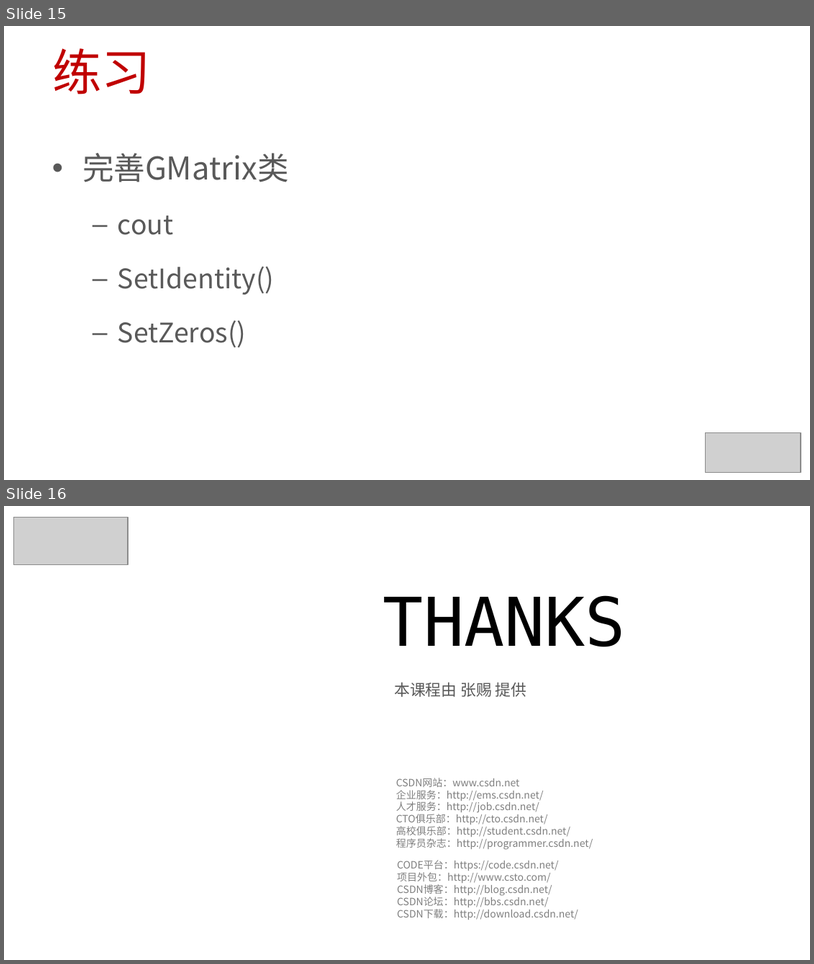
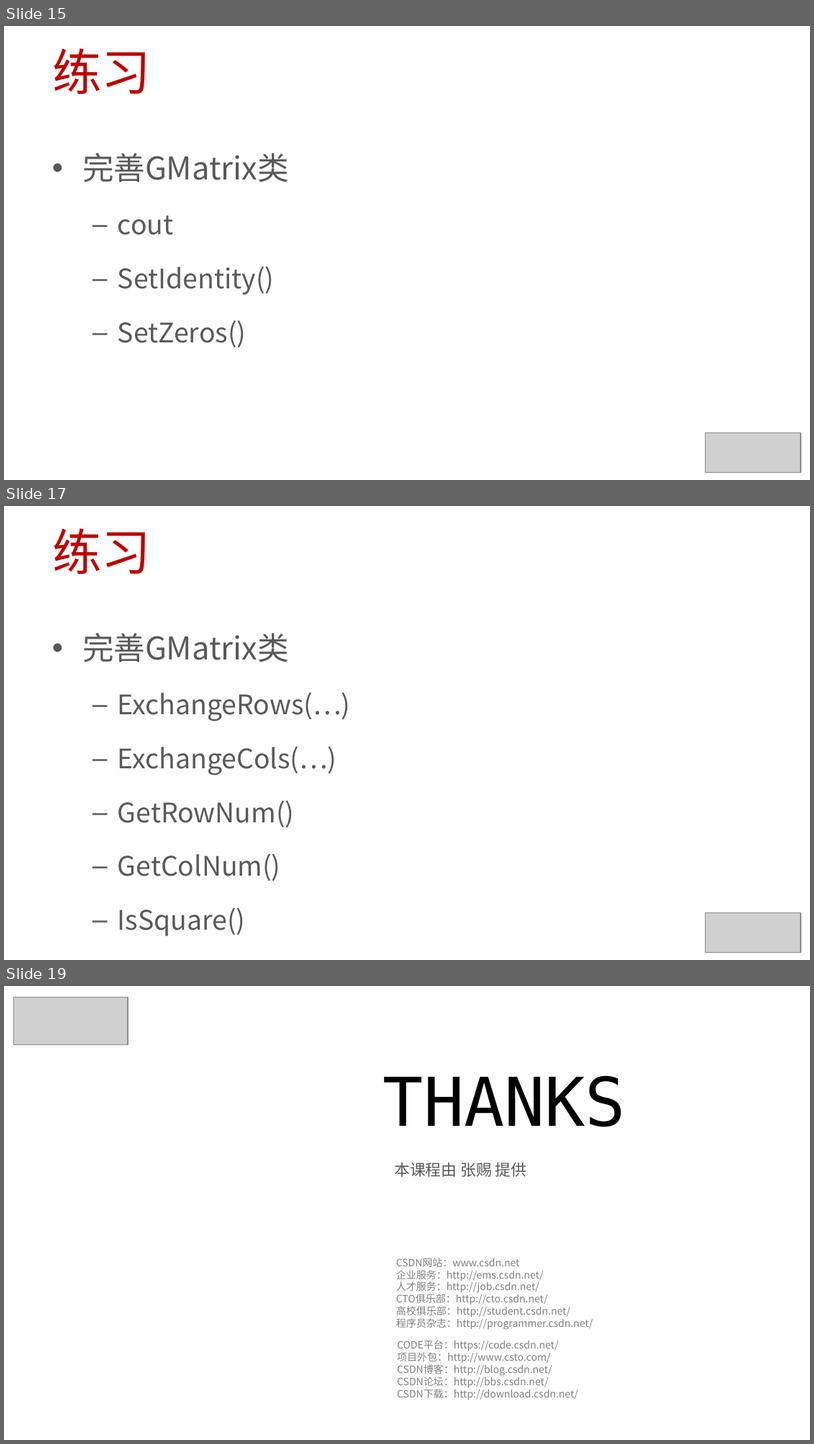
Before and after one commit to 0000duck/ComputerGraphicsBasics, a slide deck: PPT/C++练习.pptx. Shown one above the other, each under a label of ours: slides 15 and 16 before the commit, slides 15, 17 and 19 after it; the slides between them are not shown. The pictures are 814x964 and 814x1444 pixels, drawn with LibreOffice and Linux fonts; fonts in the diff are those of the drawing; grey boxes stand for pictures; background and template pictures are left out. Boxes give left, top, right and bottom in pixels: in the first picture for what was removed or moved away, otherwise in the second. Text is boxed around its words. In the diff, an @@ line names an element or a change of style, - is before the commit and + after.

Commit message:
updated

```diff
--- a/PPT/C++练习.pptx
+++ b/PPT/C++练习.pptx
@@ slide 17 added at (4, 506, 810, 960), background #FFFFFF @@
@@ title added at (52, 528, 151, 574), 44 pt, text #C00000 @@
+练习
@@ text added at (82, 633, 350, 936), 24 pt, text #595959 @@
+• 完善GMatrix类
+  – ExchangeRows(…)
+  – ExchangeCols(…)
+  – GetRowNum()
+  – GetColNum()
+  – IsSquare()
@@ picture added at (705, 912, 801, 952) @@
@@ what was slide 16 is now slide 19 @@
```
Also in this commit, not shown: 2 other slides added.
